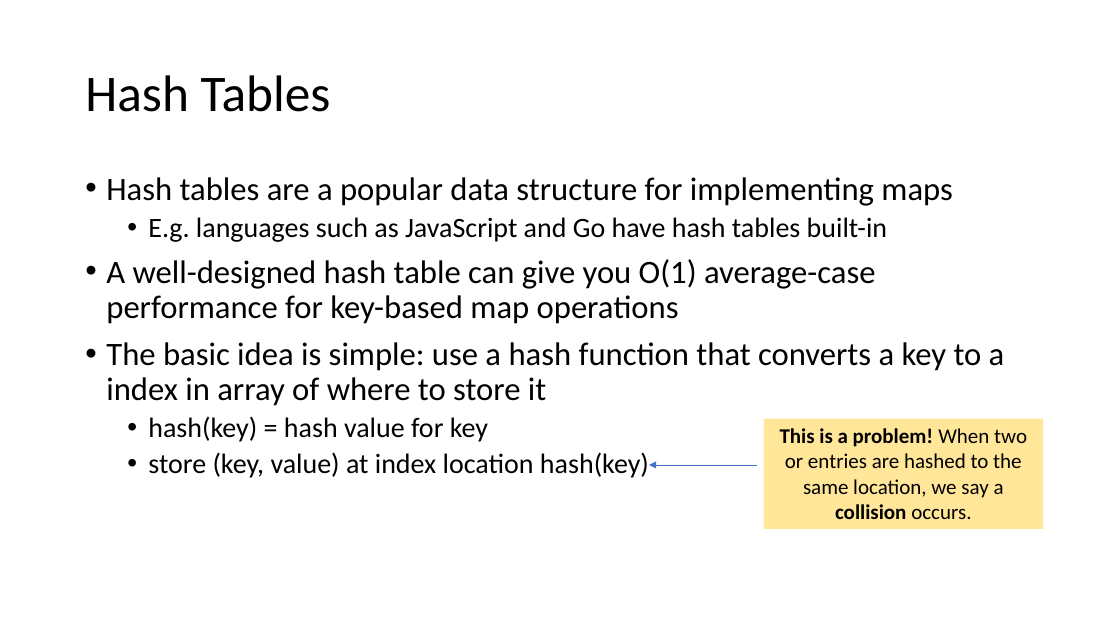
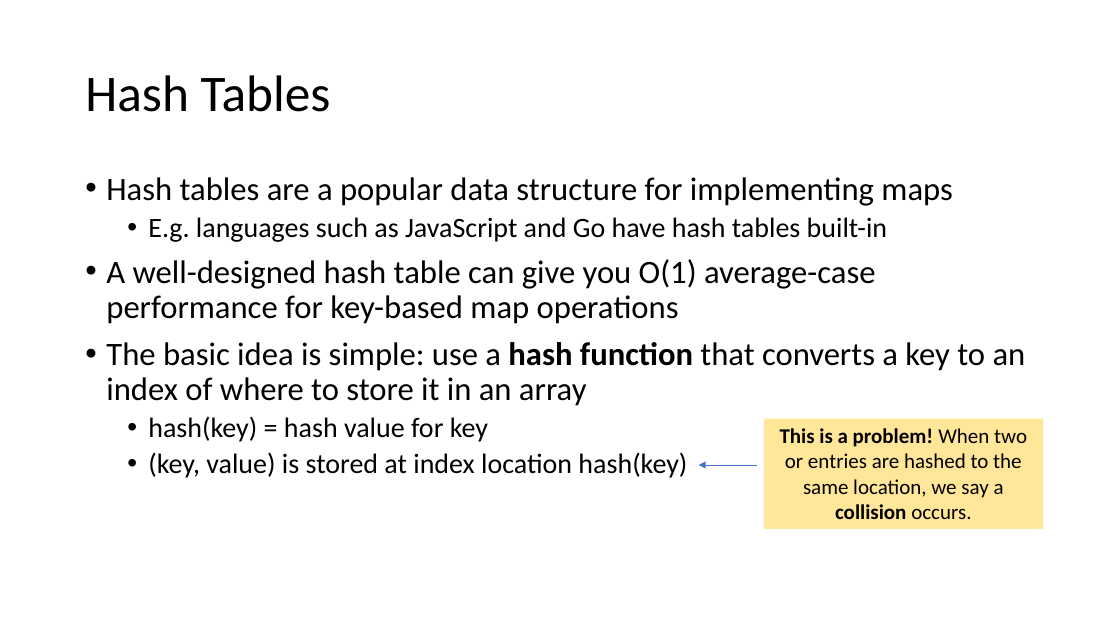
Before and after one commit to tjd1234/cmpt225summer2023, a slide deck: slide 15 of lecture_notes/week8/week8_maps_and_hashing.pptx. Drawn at 1120x630 pixels with LibreOffice and Linux fonts; fonts in the diff are those of the drawing. Boxes give left, top, right and bottom in pixels: in the first picture for what was removed or moved away, otherwise in the second. Text is boxed around its words. In the diff, an @@ line names an element or a change of style, - is before the commit and + after.

```diff
--- a/lecture_notes/week8/week8_maps_and_hashing.pptx
+++ b/lecture_notes/week8/week8_maps_and_hashing.pptx
@@ text at (106,342,1026,406): text changed @@
-• The basic idea is simple: use a hash function that converts a key to a index in array of where to store it
+• The basic idea is simple: use a hash function that converts a key to an index of where to store it in an array
@@ text at (148,452,687,478): text changed @@
-  • store (key, value) at index location hash(key)
+  • (key, value) is stored at index location hash(key)
@@ arrow moved from (757, 465) - (649, 465) to (757, 465) - (699, 465) @@
```
Also in this commit, not shown: 22 other slides changed, 1 slide added, 2 other files.
